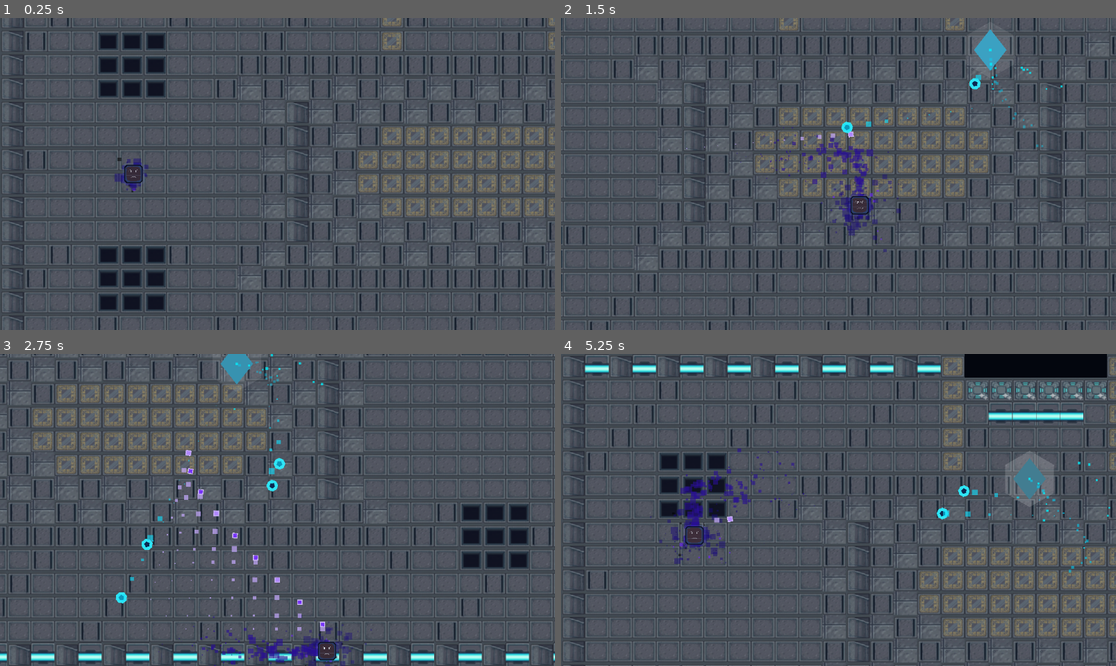
Above: before the commit, frames 1-4 (two rows, left to right).
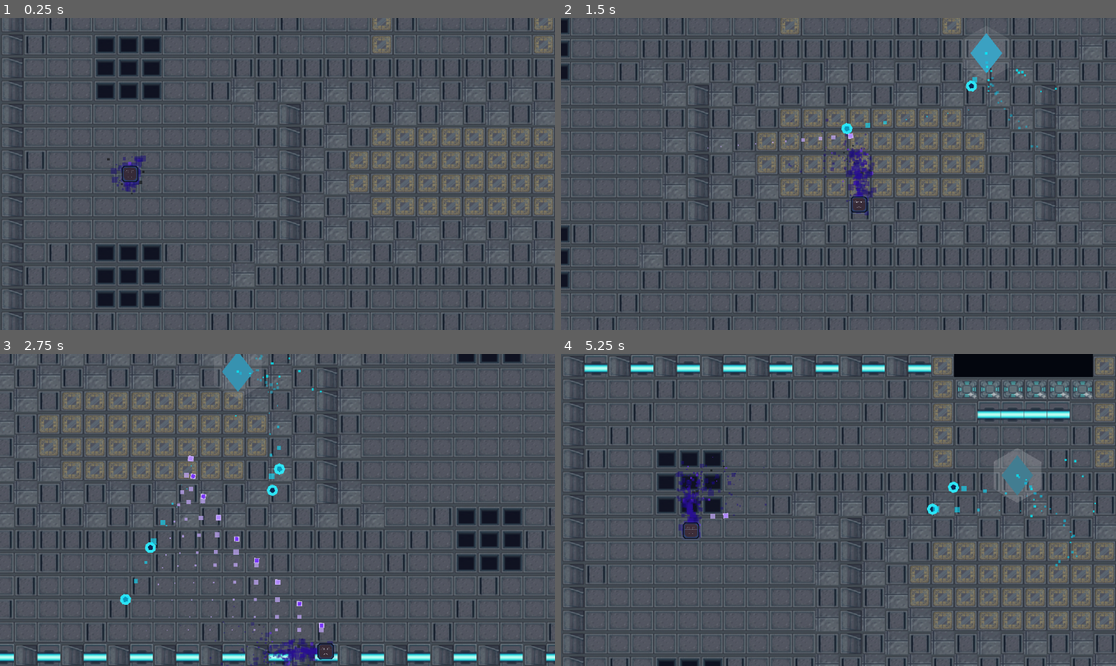
Above: after the commit, the same moments.

Repository: Wissenss/godot-modular-arc-demo
Game: Godot game, scene res://scenes/tests/Brunich/Brunich_tests.tscn
The game is run twice, just before and just after one commit, with the same random seed, the same clock (stepped at 60 frames per second) and the same inputs.
Inputs (mouse positions are in pixels of both pictures, inside the frame that each line leads up to):
- Up to frame 1 (0.25 s): no input
- Up to frame 2 (1.5 s): tap Enter at 0.5 s; move the mouse to (960, 158) at 0.52 s; hold D (ui_right) 0.53-1.28 s; tap Space (dash) at 0.6 s; click (960, 158) at 0.67 s; tap E (steal) at 0.8, 1.35 s; move the mouse to (727, 189) at 1.27 s; hold S (ui_down) from 1.28 s (still down)
- Up to frame 3 (2.75 s): tap Space (dash) at 1.55 s; move the mouse to (333, 441) at 2.02 s; release S (ui_down) at 2.03 s; press the mouse at (333, 441) at 2.03 s; hold D (ui_right) from 2.03 s (still down); tap E (steal) at 2.3 s
- Up to frame 4 (5.25 s): move the mouse to (810, 572) at 2.77 s; release D (ui_right) at 2.78 s; release the mouse at (810, 572) at 2.78 s; hold W (ui_up) 2.78-3.53 s; tap Space (dash) at 2.85, 4.35 s; click (810, 572) at 2.92 s; move the mouse to (1005, 556) at 3.52 s; hold A (ui_left) 3.53-5.03 s; tap E (steal) at 3.6, 5.1 s; move the mouse to (672, 463) at 4.27 s; move the mouse to (866, 510) at 5.02 s; hold S (ui_down) from 5.03 s (still down); click (866, 510) at 5.17 s

The runs differ from the first frame. In frame 1, 21% of the frame differs, in the area x 0-100%, y 0-100%; in frame 2, 20%; in frame 3, 24%; in frame 4, 26%.

Commit message:
Pequeñas correciones

Diff:
--- a/project.godot
+++ b/project.godot
@@ -1,3 +1,11 @@
+; Engine configuration file.
+; It's best edited using the editor UI and not directly,
+; since the parameters that go here are not all obvious.
+;
+; Format:
+;   [section] ; section goes between []
+;   param=value ; assign values to parameters
+
 config_version=5
 
 [animation]
--- a/scenes/tests/Brunich/test_character_shaders.gd
+++ b/scenes/tests/Brunich/test_character_shaders.gd
@@ -22,7 +22,7 @@
 const SCREEN_GLOW_ACTIVE := Color(0.55, 0.24, 0.98, 0.18)
 const PIXEL_IDLE := Color(0.84, 0.86, 0.90, 0.98)
 const PIXEL_ALERT := Color(0.96, 0.97, 1.0, 1.0)
-const FACE_PIXEL_SCALE := 0.76
+const FACE_PIXEL_SCALE := 0.688
 const FACE_PIXEL_POOL_SIZE := 64
 const STEAL_RANGE := 76.0
 const WEAPON_SWAP_HEAL_RATIO := 0.05
@@ -31,9 +31,9 @@
 const WEAPON_SWAP_COOLDOWN_MULTIPLIER := 0.86
 const HACK_POPUP_DURATION := 1.1
 const HEAL_FLASH_DURATION := 0.46
-const SCREEN_BASE_SCALE := 0.765
-const SCREEN_GLOW_BASE_SCALE := 0.82
-const SCREEN_BLUR_BASE_SCALE := 0.88
+const SCREEN_BASE_SCALE := 0.692
+const SCREEN_GLOW_BASE_SCALE := 0.743
+const SCREEN_BLUR_BASE_SCALE := 0.796
 
 var ControllerComp: ControllerComponent
 var ConstantVelocityComp: ConstantVelocityComponent
@@ -64,8 +64,8 @@
 var StealBuffParticlesFront: CPUParticles2D
 var HealParticles: CPUParticles2D
 var HealSparkParticles: CPUParticles2D
-var HealCrownBack: Polygon2D
-var HealCrownFront: Polygon2D
+var HealCrownBack: Node2D
+var HealCrownFront: Node2D
 var DashCharges := MAX_DASH_CHARGES
 
 var _glitch_timer := 0.0
@@ -118,7 +118,7 @@
 	self.ScreenShadow = $screen_shadow
 	self.FacePixels = $face_pixels
 	_configure_tv_screen()
-	self.FacePixels.scale = Vector2.ONE * 0.924
+	self.FacePixels.scale = Vector2.ONE * 0.837
 	_build_feedback_particles()
 	_configure_core_particles()
 
@@ -224,19 +224,50 @@
 	_weapon_swap_buff_timer = maxf(_weapon_swap_buff_timer - delta, 0.0)
 	self.ConstantVelocityComp.Speed = MOVE_SPEED + (WEAPON_SWAP_SPEED_BONUS if _weapon_swap_buff_timer > 0.0 else 0.0)
 	_heal_flash_timer = maxf(_heal_flash_timer - delta, 0.0)
+	var move_vector := self.ConstantVelocityComp.Direction
+	if move_vector == Vector2.ZERO and _dash_timer > 0.0:
+		move_vector = _dash_direction
+	var move_dir := move_vector.normalized() if move_vector != Vector2.ZERO else Vector2.UP
+	var side_dir := move_dir.orthogonal()
+	var flow_time := float(Time.get_ticks_msec()) * 0.0012
+	var sway := sin(flow_time * 6.2) * 0.32
+	var lateral_sway := cos(flow_time * 4.8) * 0.22
+	var drift_dir := (move_dir.rotated(sway) + side_dir * lateral_sway).normalized()
 
 	if is_moving:
-		self.BodyParticles.orbit_velocity_min = -1.3
-		self.BodyParticles.orbit_velocity_max = 1.3
-		self.BodyParticlesDark.orbit_velocity_min = -0.9
-		self.BodyParticlesDark.orbit_velocity_max = 0.9
-		self.BodyParticlesBright.orbit_velocity_min = -1.0
-		self.BodyParticlesBright.orbit_velocity_max = 1.0
+		self.BodyParticles.local_coords = false
+		self.BodyParticlesDark.local_coords = false
+		self.BodyParticlesBright.local_coords = false
+		self.BodyParticles.orbit_velocity_min = -0.18
+		self.BodyParticles.orbit_velocity_max = 0.18
+		self.BodyParticlesDark.orbit_velocity_min = -0.12
+		self.BodyParticlesDark.orbit_velocity_max = 0.12
+		self.BodyParticlesBright.orbit_velocity_min = -0.16
+		self.BodyParticlesBright.orbit_velocity_max = 0.16
 		self.BodyParticles.emitting = true
 		self.BodyParticlesDark.emitting = true
 		self.BodyParticlesBright.emitting = true
 		self.TrailParticles.emitting = true
+		self.BodyParticles.direction = -drift_dir
+		self.BodyParticles.spread = 158.0
+		self.BodyParticles.gravity = -move_dir * 54.0 + side_dir * sin(flow_time * 7.8) * 28.0 + Vector2(0, 26)
+		self.BodyParticles.lifetime = 0.64
+		self.BodyParticlesDark.direction = -drift_dir.rotated(-0.24)
+		self.BodyParticlesDark.spread = 150.0
+		self.BodyParticlesDark.gravity = -move_dir * 34.0 + side_dir * cos(flow_time * 6.0) * 18.0 + Vector2(0, 18)
+		self.BodyParticlesDark.lifetime = 0.60
+		self.BodyParticlesBright.direction = (-drift_dir + side_dir * 0.20).normalized()
+		self.BodyParticlesBright.spread = 146.0
+		self.BodyParticlesBright.gravity = -move_dir * 40.0 + side_dir * sin(flow_time * 8.4 + 1.3) * 22.0 + Vector2(0, 16)
+		self.BodyParticlesBright.lifetime = 0.56
+		self.TrailParticles.direction = -move_dir
+		self.TrailParticles.spread = 88.0
+		self.TrailParticles.gravity = -move_dir * 52.0 + side_dir * cos(flow_time * 5.4) * 12.0 + Vector2(0, 20)
+		self.TrailParticles.lifetime = 0.42
 	else:
+		self.BodyParticles.local_coords = false
+		self.BodyParticlesDark.local_coords = false
+		self.BodyParticlesBright.local_coords = false
 		self.BodyParticles.orbit_velocity_min = -1
 		self.BodyParticles.orbit_velocity_max = 1
 		self.BodyParticlesDark.orbit_velocity_min = -0.7
@@ -247,12 +278,28 @@
 		self.BodyParticlesDark.emitting = true
 		self.BodyParticlesBright.emitting = true
 		self.TrailParticles.emitting = false
+		self.BodyParticles.direction = Vector2.ZERO
+		self.BodyParticles.spread = 180.0
+		self.BodyParticles.gravity = Vector2(0, 12)
+		self.BodyParticles.lifetime = 0.74
+		self.BodyParticlesDark.direction = Vector2.ZERO
+		self.BodyParticlesDark.spread = 180.0
+		self.BodyParticlesDark.gravity = Vector2(0, 8)
+		self.BodyParticlesDark.lifetime = 0.70
+		self.BodyParticlesBright.direction = Vector2.ZERO
+		self.BodyParticlesBright.spread = 180.0
+		self.BodyParticlesBright.gravity = Vector2(0, 10)
+		self.BodyParticlesBright.lifetime = 0.66
+		self.TrailParticles.direction = Vector2.ZERO
+		self.TrailParticles.spread = 180.0
+		self.TrailParticles.gravity = Vector2.ZERO
+		self.TrailParticles.lifetime = 0.42
 
 	if _dash_timer > 0.0:
-		self.TrailParticles.scale_amount_max = 13.8
+		self.TrailParticles.scale_amount_max = 11.04
 		self.TrailParticles.initial_velocity_max = 180.0
 	else:
-		self.TrailParticles.scale_amount_max = 9.8
+		self.TrailParticles.scale_amount_max = 7.84
 		self.TrailParticles.initial_velocity_max = 100.0
 
 	var pulse := sin(float(Time.get_ticks_msec()) * 0.0062) * 0.5 + 0.5
@@ -266,7 +313,7 @@
 	self.BodyParticlesDark.scale_amount_max = 4.4 + pulse * 0.6 + flux_boost * 0.4
 	self.BodyParticlesDark.color = Color(0.0, 0.0, 0.0, 0.46 + pulse * 0.08)
 	self.BodyParticles.initial_velocity_max = 154.0 + motion_boost * 26.0 + dash_boost * 30.0 + flux_boost * 18.0
-	self.BodyParticles.scale_amount_max = 10.8 + pulse * 0.9 + dash_boost * 1.2 + flux_boost * 0.9
+	self.BodyParticles.scale_amount_max = 8.64 + pulse * 0.72 + dash_boost * 0.96 + flux_boost * 0.72
 	self.BodyParticles.color = Color(0.10, 0.04, 0.48, 0.38 + pulse * 0.10 + dash_boost * 0.05 + flux_boost * 0.08)
 
 	if _glitch_timer > 0.0:
@@ -726,25 +773,31 @@
 		])
 
 func _configure_core_particles() -> void:
-	self.BodyParticles.amount = 254
+	self.BodyParticles.amount = 211
 	self.BodyParticlesDark.amount = 33
-	self.BodyParticlesBright.amount = 39
-	self.TrailParticles.amount = 195
-	self.BodyParticles.local_coords = true
-	self.BodyParticlesDark.local_coords = true
-	self.BodyParticlesBright.local_coords = true
+	self.BodyParticlesBright.amount = 32
+	self.TrailParticles.amount = 162
+	self.BodyParticles.local_coords = false
+	self.BodyParticlesDark.local_coords = false
+	self.BodyParticlesBright.local_coords = false
 	self.TrailParticles.local_coords = false
+	self.BodyParticles.emission_shape = CPUParticles2D.EMISSION_SHAPE_RECTANGLE
+	self.BodyParticles.emission_rect_extents = Vector2(12.0, 12.0)
+	self.BodyParticlesDark.emission_shape = CPUParticles2D.EMISSION_SHAPE_RECTANGLE
+	self.BodyParticlesDark.emission_rect_extents = Vector2(10.0, 10.0)
+	self.BodyParticlesBright.emission_shape = CPUParticles2D.EMISSION_SHAPE_RECTANGLE
+	self.BodyParticlesBright.emission_rect_extents = Vector2(9.0, 9.0)
 	self.BodyParticles.color = Color(0.10, 0.04, 0.48, 0.46)
 	self.BodyParticlesBright.color = Color(0.48, 0.18, 0.98, 0.66)
 	self.TrailParticles.color = Color(0.16, 0.06, 0.58, 0.60)
 	self.BodyParticles.scale_amount_min = 1.6
-	self.BodyParticles.scale_amount_max = 10.8
+	self.BodyParticles.scale_amount_max = 8.64
 	self.BodyParticlesBright.scale_amount_min = 1.4
 	self.BodyParticlesBright.scale_amount_max = 4.8
 	self.BodyParticlesDark.scale_amount_min = 1.2
 	self.BodyParticlesDark.scale_amount_max = 4.4
 	self.TrailParticles.scale_amount_min = 1.8
-	self.TrailParticles.scale_amount_max = 9.8
+	self.TrailParticles.scale_amount_max = 7.84
 
 func _ensure_polygon_node(name: String, z_index_value: int, color_value: Color, polygon_points: PackedVector2Array) -> Polygon2D:
 	var polygon_node := get_node_or_null(name) as Polygon2D
@@ -756,6 +809,47 @@
 	polygon_node.color = color_value
 	polygon_node.polygon = polygon_points
 	return polygon_node
+
+func _ensure_effect_container(name: String, z_index_value: int) -> Node2D:
+	var node := get_node_or_null(name) as Node2D
+	if node == null:
+		node = Node2D.new()
+		node.name = name
+		add_child(node)
+	node.z_index = z_index_value
+	return node
+
+func _rebuild_cross_layer(
+	layer: Node2D,
+	color_value: Color,
+	positions: Array,
+	arm_length: float,
+	thickness: float
+) -> void:
+	for child in layer.get_children():
+		child.queue_free()
+	for pos in positions:
+		var cross := Polygon2D.new()
+		cross.color = color_value
+		cross.polygon = _build_cross_polygon(arm_length, thickness)
+		cross.position = pos
+		layer.add_child(cross)
+
+func _build_cross_polygon(arm_length: float, thickness: float) -> PackedVector2Array:
+	return PackedVector2Array([
+		Vector2(-thickness, -arm_length),
+		Vector2(thickness, -arm_length),
+		Vector2(thickness, -thickness),
+		Vector2(arm_length, -thickness),
+		Vector2(arm_length, thickness),
+		Vector2(thickness, thickness),
+		Vector2(thickness, arm_length),
+		Vector2(-thickness, arm_length),
+		Vector2(-thickness, thickness),
+		Vector2(-arm_length, thickness),
+		Vector2(-arm_length, -thickness),
+		Vector2(-thickness, -thickness),
+	])
 
 func _create_scanline_material(
 	scan_speed: float,
@@ -788,33 +882,33 @@
 		"steal_buff_particles_back",
 		0,
 		Vector2(0, 10),
-		28,
+		24,
 		false,
 		true,
-		Color(0.34, 0.18, 0.90, 0.42),
-		Vector2(0, -1),
-		42.0,
-		26.0,
-		58.0,
-		Vector2(0, 24),
-		2.4,
-		4.4,
+		Color(0.36, 0.88, 0.28, 0.46),
+		Vector2(0, -0.28),
+		150.0,
+		16.0,
+		40.0,
+		Vector2(0, 16),
+		1.8,
+		3.6,
 		0.84,
 		0.55
 	)
 	self.StealBuffParticlesFront = _ensure_feedback_particles(
 		"steal_buff_particles_front",
 		8,
-		Vector2(0, 2),
-		18,
+		Vector2(0, 12),
+		16,
 		false,
 		true,
-		Color(0.90, 0.78, 1.0, 0.66),
-		Vector2(0, -1),
-		68.0,
-		34.0,
-		74.0,
-		Vector2(0, 14),
+		Color(0.82, 1.0, 0.66, 0.70),
+		Vector2(0, -0.22),
+		160.0,
+		20.0,
+		48.0,
+		Vector2(0, 18),
 		1.8,
 		3.2,
 		0.72,
@@ -823,36 +917,36 @@
 	self.HealParticles = _ensure_feedback_particles(
 		"heal_particles",
 		8,
-		Vector2(0, 14),
-		40,
+		Vector2(0, 18),
+		30,
 		true,
 		true,
-		Color(0.54, 0.98, 0.34, 0.92),
-		Vector2(0, -1),
-		68.0,
-		54.0,
-		112.0,
-		Vector2(0, 94),
-		1.4,
-		2.9,
+		Color(0.46, 0.96, 0.28, 0.92),
+		Vector2(0, -0.35),
+		160.0,
+		42.0,
+		84.0,
+		Vector2(0, 52),
+		1.1,
+		2.2,
 		0.56,
 		1.0
 	)
 	self.HealSparkParticles = _ensure_feedback_particles(
 		"heal_spark_particles",
 		9,
-		Vector2(0, -3),
-		24,
+		Vector2(0, 14),
+		18,
 		true,
 		true,
 		Color(0.88, 1.0, 0.70, 0.92),
-		Vector2(0, -1),
-		76.0,
-		110.0,
-		168.0,
-		Vector2(0, 72),
-		1.0,
-		2.2,
+		Vector2(0, -0.25),
+		150.0,
+		58.0,
+		102.0,
+		Vector2(0, 34),
+		0.8,
+		1.6,
 		0.48,
 		1.0
 	)
@@ -904,38 +998,43 @@
 func _configure_heal_particles() -> void:
 	if self.HealParticles != null:
 		self.HealParticles.emission_shape = CPUParticles2D.EMISSION_SHAPE_RECTANGLE
-		self.HealParticles.emission_rect_extents = Vector2(15.0, 2.0)
+		self.HealParticles.emission_rect_extents = Vector2(18.0, 4.0)
 		self.HealParticles.scale_amount_curve = null
 		self.HealParticles.material = _create_scanline_material(1.9, 20.0, 0.16, 0.96, 0.04, 0.01, 0.10, 0.02, 28.0, 0.14)
 	if self.HealSparkParticles != null:
 		self.HealSparkParticles.emission_shape = CPUParticles2D.EMISSION_SHAPE_RECTANGLE
-		self.HealSparkParticles.emission_rect_extents = Vector2(11.0, 2.0)
+		self.HealSparkParticles.emission_rect_extents = Vector2(16.0, 3.0)
 		self.HealSparkParticles.scale_amount_curve = null
 		self.HealSparkParticles.material = _create_scanline_material(2.4, 18.0, 0.18, 1.14, 0.04, 0.01, 0.08, 0.02, 24.0, 0.12)
+	if self.StealBuffParticlesBack != null:
+		self.StealBuffParticlesBack.emission_shape = CPUParticles2D.EMISSION_SHAPE_RECTANGLE
+		self.StealBuffParticlesBack.emission_rect_extents = Vector2(20.0, 5.0)
+		self.StealBuffParticlesBack.scale_amount_curve = null
+	if self.StealBuffParticlesFront != null:
+		self.StealBuffParticlesFront.emission_shape = CPUParticles2D.EMISSION_SHAPE_RECTANGLE
+		self.StealBuffParticlesFront.emission_rect_extents = Vector2(18.0, 4.0)
+		self.StealBuffParticlesFront.scale_amount_curve = null
 
 func _build_heal_crowns() -> void:
-	self.HealCrownBack = _ensure_polygon_node(
-		"heal_crown_back",
-		7,
+	self.HealCrownBack = _ensure_effect_container("heal_crown_back", 7)
+	self.HealCrownFront = _ensure_effect_container("heal_crown_front", 8)
+	_rebuild_cross_layer(
+		self.HealCrownBack,
 		Color(0.42, 0.92, 0.28, 0.0),
-		PackedVector2Array([
-			Vector2(-24, 14), Vector2(-21, 7), Vector2(-18, 11), Vector2(-15, 5),
-			Vector2(-12, 11), Vector2(-9, 4), Vector2(-6, 10), Vector2(-3, 3),
-			Vector2(0, 9), Vector2(3, 3), Vector2(6, 10), Vector2(9, 4),
-			Vector2(12, 11), Vector2(15, 5), Vector2(18, 11), Vector2(21, 7),
-			Vector2(24, 14),
-		])
+		[
+			Vector2(-13, 5), Vector2(-7, 10), Vector2(0, 12), Vector2(7, 10), Vector2(13, 5)
+		],
+		3.4,
+		1.1
 	)
-	self.HealCrownFront = _ensure_polygon_node(
-		"heal_crown_front",
-		8,
+	_rebuild_cross_layer(
+		self.HealCrownFront,
 		Color(0.82, 1.0, 0.66, 0.0),
-		PackedVector2Array([
-			Vector2(-18, 12), Vector2(-15, 8), Vector2(-12, 10), Vector2(-9, 5),
-			Vector2(-6, 9), Vector2(-3, 4), Vector2(0, 8), Vector2(3, 4),
-			Vector2(6, 9), Vector2(9, 5), Vector2(12, 10), Vector2(15, 8),
-			Vector2(18, 12),
-		])
+		[
+			Vector2(-9, 7), Vector2(0, 10), Vector2(9, 7)
+		],
+		2.8,
+		0.9
 	)
 	self.HealCrownBack.visible = false
 	self.HealCrownFront.visible = false
@@ -951,15 +1050,16 @@
 		return
 
 	var progress := 1.0 - (_heal_flash_timer / HEAL_FLASH_DURATION)
-	var lift := lerpf(3.0, -12.0, progress)
-	var spread := 0.92 + progress * 0.56
+	var lift_back := lerpf(14.0, 8.0, progress)
+	var lift_front := lerpf(12.0, 6.0, progress)
+	var spread := 0.94 + progress * 0.18
 	var fade := sin(progress * PI)
-	self.HealCrownBack.position = Vector2(0, lift)
-	self.HealCrownFront.position = Vector2(0, lift - 1.0)
-	self.HealCrownBack.scale = Vector2(spread, 0.86 + progress * 0.42)
-	self.HealCrownFront.scale = Vector2(0.88 + progress * 0.38, 0.80 + progress * 0.34)
-	self.HealCrownBack.color = Color(0.44, 0.94, 0.30, 0.74 * fade)
-	self.HealCrownFront.color = Color(0.86, 1.0, 0.70, 0.88 * fade)
+	self.HealCrownBack.position = Vector2(0, lift_back)
+	self.HealCrownFront.position = Vector2(0, lift_front)
+	self.HealCrownBack.scale = Vector2.ONE * (spread + sin(progress * PI) * 0.04)
+	self.HealCrownFront.scale = Vector2.ONE * (0.92 + progress * 0.16)
+	self.HealCrownBack.modulate = Color(0.44, 0.94, 0.30, 0.76 * fade)
+	self.HealCrownFront.modulate = Color(0.86, 1.0, 0.70, 0.88 * fade)
 
 func _update_flux_feedback(pulse: float, flux_boost: float, dash_boost: float) -> void:
 	var buff_active := _weapon_swap_buff_timer > 0.0
@@ -969,16 +1069,16 @@
 			self.StealBuffParticlesBack.emitting = true
 		elif not buff_active and self.StealBuffParticlesBack.emitting:
 			self.StealBuffParticlesBack.emitting = false
-		self.StealBuffParticlesBack.color = Color(0.38, 0.17, 0.94, 0.34 + flux_boost * 0.34 + pulse * 0.08)
-		self.StealBuffParticlesBack.initial_velocity_max = 58.0 + dash_boost * 14.0
+		self.StealBuffParticlesBack.color = Color(0.40, 0.92, 0.30, 0.34 + flux_boost * 0.34 + pulse * 0.08)
+		self.StealBuffParticlesBack.initial_velocity_max = 42.0 + dash_boost * 10.0
 	if self.StealBuffParticlesFront != null:
 		if buff_active and not self.StealBuffParticlesFront.emitting:
 			self.StealBuffParticlesFront.restart()
 			self.StealBuffParticlesFront.emitting = true
 		elif not buff_active and self.StealBuffParticlesFront.emitting:
 			self.StealBuffParticlesFront.emitting = false
-		self.StealBuffParticlesFront.color = Color(0.90, 0.78, 1.0, 0.36 + flux_boost * 0.42 + pulse * 0.10)
-		self.StealBuffParticlesFront.initial_velocity_max = 76.0 + dash_boost * 18.0
+		self.StealBuffParticlesFront.color = Color(0.84, 1.0, 0.70, 0.38 + flux_boost * 0.42 + pulse * 0.10)
+		self.StealBuffParticlesFront.initial_velocity_max = 48.0 + dash_boost * 12.0
 
 func _trigger_weapon_swap_feedback() -> void:
 	_heal_flash_timer = HEAL_FLASH_DURATION
--- a/scenes/tests/Brunich/test_character_shaders.tscn
+++ b/scenes/tests/Brunich/test_character_shaders.tscn
@@ -137,7 +137,7 @@
 [node name="health_comp" parent="." unique_id=445566778 instance=ExtResource("6_hlth")]
 
 [node name="camera" type="Camera2D" parent="." unique_id=556677889]
-zoom = Vector2(1.54, 1.54)
+zoom = Vector2(1.5, 1.5)
 position_smoothing_enabled = true
 position_smoothing_speed = 5.0
 limit_left = 0
--- a/scripts/tests/brunich_scene_smoke.gd
+++ b/scripts/tests/brunich_scene_smoke.gd
@@ -55,9 +55,9 @@
 	_expect(mc.has_node("face_pixels"), "el MC debe tener una cara pixel dentro de la pantalla")
 	_expect((mc.get_node("screen_fill") as Polygon2D).polygon.size() > 4, "la pantalla del MC debe leerse mas como un CRT con esquinas trabajadas")
 	_expect((mc.get_node("screen_fill") as Polygon2D).material != null, "la pantalla del MC debe usar un material para leerse mas como display")
-	_expect((mc.get_node("screen_shell") as Polygon2D).scale.x < 0.82, "el cuadrado del MC debe bajar un poco de tamano respecto a la iteracion anterior")
+	_expect((mc.get_node("screen_shell") as Polygon2D).scale.x < 0.75, "el cuadrado del MC debe crecer un poco respecto a la iteracion anterior")
 	_expect((mc.get_node("screen_fill") as Polygon2D).scale.x < 0.95, "el display del MC debe sentirse mas pequeno que la version anterior")
-	_expect((mc.get_node("screen_shell") as Polygon2D).scale.x >= 0.74, "el cuadrado del MC debe seguir viendose claro tras reducirse un poco")
+	_expect((mc.get_node("screen_shell") as Polygon2D).scale.x >= 0.68, "el cuadrado del MC debe seguir viendose claro tras crecer un poco")
 	_expect(mc.has_method("get_available_face_expressions"), "el MC debe exponer el catalogo de caritas disponibles")
 	_expect(mc.has_method("get_current_face_expression"), "el MC debe exponer la carita actual para debug")
 	var screen_shader_text := FileAccess.get_file_as_string("res://scenes/tests/Brunich/scanline_shader.gdshader")
@@ -75,12 +75,12 @@
 	_expect(world.has_method("debug_try_context_action"), "Brunich debe exponer una interaccion de contexto para pruebas")
 	_expect(mc.Weapon.SHOOT_COOLDOWN <= 0.1, "el arma del MC debe disparar muy rapido al mantener el click")
 	_expect(is_equal_approx(mc.ConstantVelocityComp.Speed, 374.0), "la velocidad base del MC debe subir diez por ciento respecto a la iteracion anterior")
-	_expect(camera.zoom.x <= 1.56 and camera.zoom.x >= 1.50, "la camara debe quedar aproximadamente 30 por ciento mas alejada")
-	_expect(mc.BodyParticles.amount >= 250, "los cuadritos morados del MC deben aumentar de nuevo su generacion")
-	_expect(mc.TrailParticles.amount >= 190, "la estela del MC tambien debe aumentar en densidad")
+	_expect(camera.zoom.x <= 1.52 and camera.zoom.x >= 1.48, "la camara debe quedar claramente mas alejada que la iteracion anterior")
+	_expect(mc.BodyParticles.amount >= 205 and mc.BodyParticles.amount <= 214, "los cuadritos morados del MC deben reducirse un poco en cantidad")
+	_expect(mc.TrailParticles.amount >= 158 and mc.TrailParticles.amount <= 166, "la estela morada tambien debe reducirse un poco en cantidad")
 	_expect(mc.BodyParticles.scale_amount_max <= 12.5, "los cuadritos morados del MC deben verse claramente mas pequenos")
 	_expect(mc.BodyParticlesBright.scale_amount_max <= 6.5, "las particulas brillantes del MC deben reducir su tamano")
-	_expect(mc.BodyParticles.local_coords, "los cuadritos morados del cuerpo deben emitirse en coordenadas locales para rodear al MC")
+	_expect(not mc.BodyParticles.local_coords, "los cuadritos morados del cuerpo no deben quedar pegados al MC al moverse")
 	_expect(FileAccess.get_file_as_string("res://scripts/components/controller_comp.gd").find("Input.is_action_pressed(\"attack\")") != -1, "el ataque debe salir al mantener presionado el click izquierdo")
 	_expect(load(PLAYER_PROJECTILE_PATH).instantiate().has_node("outline_polygon"), "el proyectil del MC debe tener un perimetro remarcado para leerse mejor")
 	_expect(mc.get_current_face_expression() == "angry", "el MC debe mantener angry como expresion base")
@@ -192,19 +192,23 @@
 	if not mc.has_node("face_pixels"):
 		return
 
+	mc.ConstantVelocityComp.Direction = Vector2.RIGHT
 	mc._update_screen_visual(0.016, true, false)
 	mc._update_visual_state(0.016, false)
 	var face_pixels := mc.get_node("face_pixels") as Node2D
 	_expect(face_pixels.position == Vector2.ZERO, "al moverse, la cara del MC debe mantenerse estable y no deformarse")
 	_expect(mc.BodyParticles.emitting, "al moverse tambien deben seguir generandose cuadritos alrededor del MC")
+	_expect(mc.TrailParticles.emitting, "al moverse la estela debe seguir activa para conservar la fluidez tipo Wissens")
+	_expect(mc.TrailParticles.direction.length() > 0.1, "al moverse la estela debe orientarse segun la direccion del movimiento")
+	_expect(mc.BodyParticles.gravity.length() > 20.0, "los cuadritos del cuerpo deben volver a tener arrastre y gravedad para no verse rigidos")
 
 func _assert_face_pixels_are_smaller(mc: Node2D) -> void:
 	var face_pixels := mc.get_node("face_pixels") as Node2D
 	if face_pixels.get_child_count() == 0:
 		return
 	var first_pixel := face_pixels.get_child(0) as Polygon2D
-	_expect(first_pixel.scale.x >= 0.68 and first_pixel.scale.x <= 0.9, "los pixeles de las expresiones deben ser mas pequenos para permitir formas mas detalladas")
-	_expect(face_pixels.scale.x >= 0.90 and face_pixels.scale.x <= 0.98, "la cara completa del MC debe crecer un poco para volver a notarse mejor")
+	_expect(first_pixel.scale.x >= 0.66 and first_pixel.scale.x <= 0.74, "los pixeles de las expresiones deben crecer un poco para leerse mejor")
+	_expect(face_pixels.scale.x >= 0.82 and face_pixels.scale.x <= 0.85, "la cara completa del MC debe crecer un poco junto con el display")
 	_expect(first_pixel.color.r >= 0.70 and absf(first_pixel.color.r - first_pixel.color.g) <= 0.08 and absf(first_pixel.color.g - first_pixel.color.b) <= 0.10, "las expresiones del MC deben pasar a gris claro")
 
 func _assert_room_progression_and_attack_steal(world: Node, mc: Node2D, enemy: CharacterBody2D) -> void:
@@ -245,7 +249,10 @@
 		_expect(mc.has_node("heal_particles"), "el MC debe mostrar una animacion de curacion al cambiar de arma")
 		_expect((mc.get_node("steal_buff_particles_back") as CPUParticles2D).emitting, "el buff visual del robo debe permanecer activo varios segundos")
 		_expect((mc.get_node("heal_particles") as CPUParticles2D).emitting, "la curacion debe disparar una animacion rapida dedicada")
+		_expect((mc.get_node("steal_buff_particles_back") as CPUParticles2D).color.g > (mc.get_node("steal_buff_particles_back") as CPUParticles2D).color.r, "el buff persistente del cambio de arma debe verse verde")
 		_expect((mc.get_node("heal_particles") as CPUParticles2D).color.g > (mc.get_node("heal_particles") as CPUParticles2D).color.r, "la animacion de cambio de arma debe pasar a un verde de curacion")
+		_expect((mc.get_node("heal_particles") as CPUParticles2D).position.y >= 14.0, "la curacion debe aparecer por debajo del display y no encima de la cara")
+		_expect((mc.get_node("heal_crown_back") as Node2D).position.y >= 6.0, "el aura de curacion debe quedarse debajo del display")
 		mc.Weapon._shoot(Vector2.RIGHT)
 		await _wait_physics_frames(1)
 		var stolen_projectile := _find_projectile_owned_by(world, "enemy_projectile", mc)
Not shown, added: Narrativa/preview/faces/_sheet.png.import
Not shown, added: Narrativa/preview/faces/angry.png.import
Not shown, added: Narrativa/preview/faces/annoyed.png.import
Not shown, added: Narrativa/preview/faces/calm.png.import
Not shown, added: Narrativa/preview/faces/cool.png.import
Not shown, added: Narrativa/preview/faces/deadpan.png.import
Not shown, added: Narrativa/preview/faces/fangs.png.import
Not shown, added: Narrativa/preview/faces/flat.png.import
Not shown, added: Narrativa/preview/faces/focus.png.import
Not shown, added: Narrativa/preview/faces/glitch.png.import
Not shown, added: Narrativa/preview/faces/glitch_angry_a.png.import
Not shown, added: Narrativa/preview/faces/glitch_angry_b.png.import
(and 25 more such lines)
